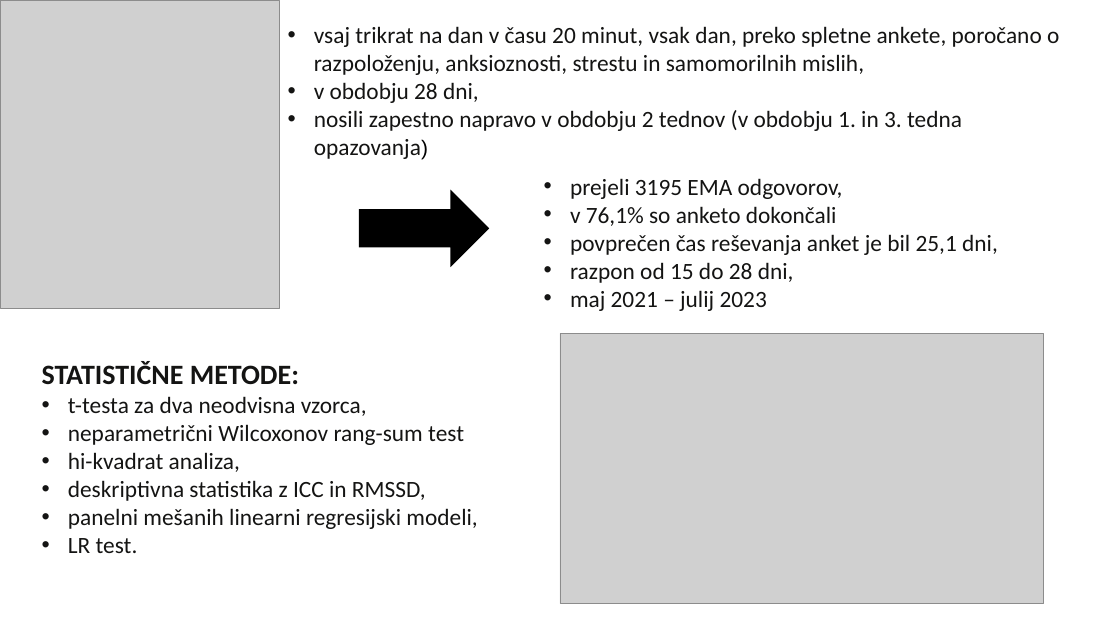
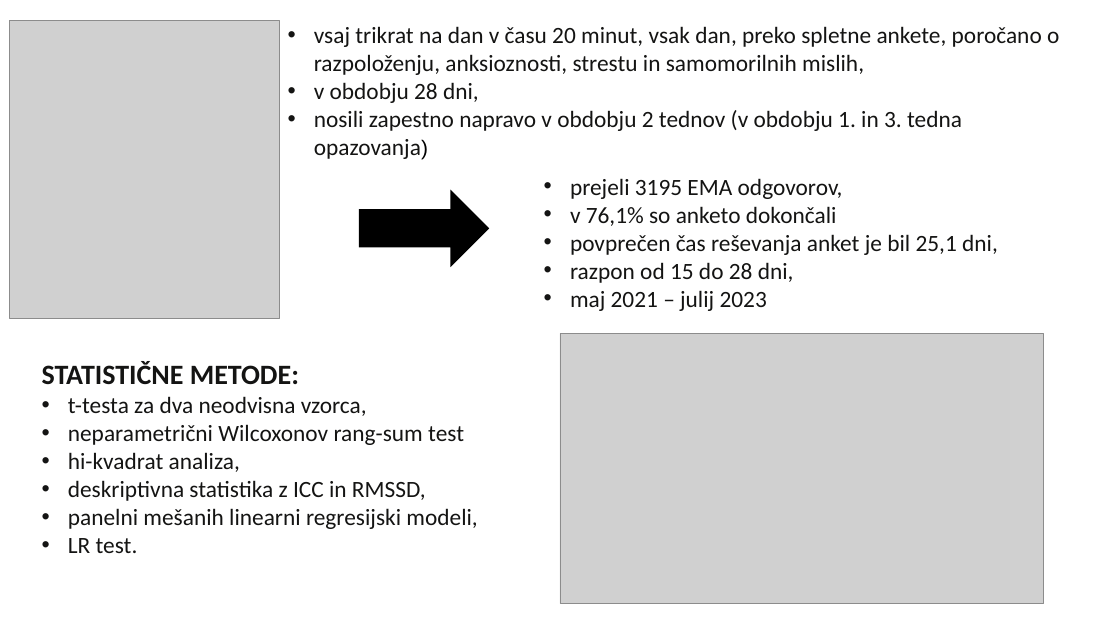
Before and after one commit to nezakrzan/viri_podatkov, a slide deck: slide 4 of NAKER/Presentation1.pptx. Drawn at 1120x630 pixels with LibreOffice and Linux fonts; fonts in the diff are those of the drawing; grey boxes stand for pictures. Boxes give left, top, right and bottom in pixels: in the first picture for what was removed or moved away, otherwise in the second. Text is boxed around its words. In the diff, an @@ line names an element or a change of style, - is before the commit and + after.

```diff
--- a/NAKER/Presentation1.pptx
+++ b/NAKER/Presentation1.pptx
@@ picture resized from (x1=0, y1=0, x2=279, y2=308) to (x1=10, y1=20, x2=280, y2=318) @@
```
Also in this commit, not shown: 1 slide added, 5 other files.
